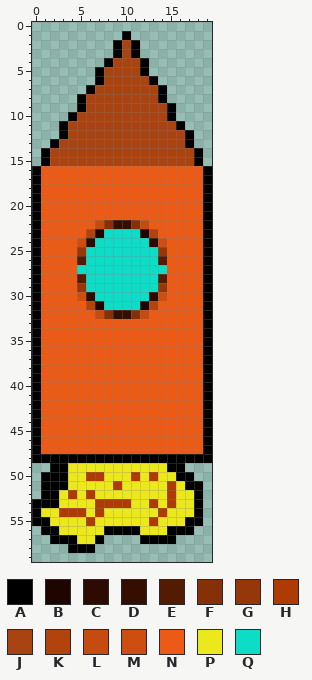
Two versions of one pixel-art sprite, assets/image/character.png. Above: the version before the commit.
The file is 20x60 pixels.
Palette (. is transparent): A #000000  B #1e0500  C #2d0b01  D #350e01  E #541b03  F #863007  G #953709  H #ae3b03  J #a94311  K #b3430d  L #c64b10  M #ce4e11  N #ec5b15  P #ebe81c  Q #0dddc7
Pixels before, first column x 0:
 1 ..........A.........
 2 .........AJA........
 3 .........AJA........
 4 ........AJJJA.......
 5 .......AJJJJA.......
 6 .......AJJJJJA......
 7 ......AJJJJJJJA.....
 8 .....AJJJJJJJJA.....
 9 .....AJJJJJJJJJA....
10 ....AJJJJJJJJJJA....
11 ...AJJJJJJJJJJJJA...
12 ...AJJJJJJJJJJJJJA..
13 ..AJJJJJJJJJJJJJJA..
14 .AJJJJJJJJJJJJJJJJA.
15 .AJJJJJJJJJJJJJJJJA.
16 ANNNNNNNNNNNNNNNNNNA
17 ANNNNNNNNNNNNNNNNNNA
18 ANNNNNNNNNNNNNNNNNNA
19 ANNNNNNNNNNNNNNNNNNA
20 ANNNNNNNNNNNNNNNNNNA
21 ANNNNNNNNNNNNNNNNNNA
22 ANNNNNNLFDDFLNNNNNNA
23 ANNNNNKBQQQQBKNNNNNA
24 ANNNNMCQQQQQQCMNNNNA
25 ANNNNGQQQQQQQQGNNNNA
26 ANNNNEQQQQQQQQENNNNA
27 ANNNNQQQQQQQQQQNNNNA
28 ANNNNEQQQQQQQQENNNNA
29 ANNNNGQQQQQQQQGNNNNA
30 ANNNNMCQQQQQQCMNNNNA
31 ANNNNNKBQQQQBKNNNNNA
32 ANNNNNNLFDDFLNNNNNNA
33 ANNNNNNNNNNNNNNNNNNA
34 ANNNNNNNNNNNNNNNNNNA
35 ANNNNNNNNNNNNNNNNNNA
36 ANNNNNNNNNNNNNNNNNNA
37 ANNNNNNNNNNNNNNNNNNA
38 ANNNNNNNNNNNNNNNNNNA
39 ANNNNNNNNNNNNNNNNNNA
40 ANNNNNNNNNNNNNNNNNNA
41 ANNNNNNNNNNNNNNNNNNA
42 ANNNNNNNNNNNNNNNNNNA
43 ANNNNNNNNNNNNNNNNNNA
44 ANNNNNNNNNNNNNNNNNNA
45 ANNNNNNNNNNNNNNNNNNA
46 ANNNNNNNNNNNNNNNNNNA
47 ANNNNNNNNNNNNNNNNNNA
48 AAAAAAAAAAAAAAAAAAAA
49 ..AAPPPPPPPPPPPAA...
50 .AAAPPHHPPPHPHPPAA..
51 .AAAPPPPPHPPPPPHPAA.
52 .AAPHPHPPPPPPPPHPPA.
53 AAAPPPPHHHHPPHPHPPA.
54 APPHHHPHPPPPPPHPPPA.
55 AAPPPPHPPPPPPHPPPAA.
56 .AAPPPPPAAAAPPPAAA..
57 ..AAAPPA....AAAA....
58 ....AAA.............
Once edited:
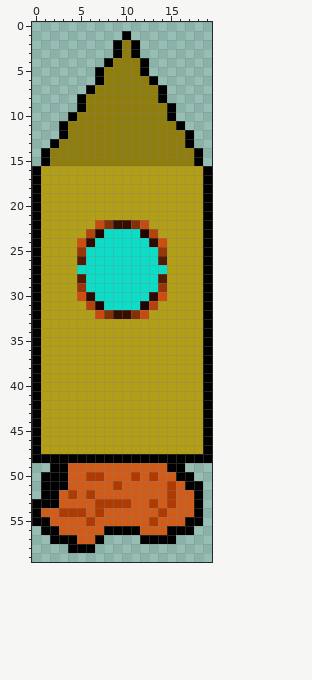
From old to new:
colour J: #a94311 -> #8f7e0e
colour N: #ec5b15 -> #b39e18
colour P: #ebe81c -> #d05c1c
Boxes around the changes in both pictures, in picture pixels (x1, y1, x2, y2):
changed: (41, 40, 203, 544)
